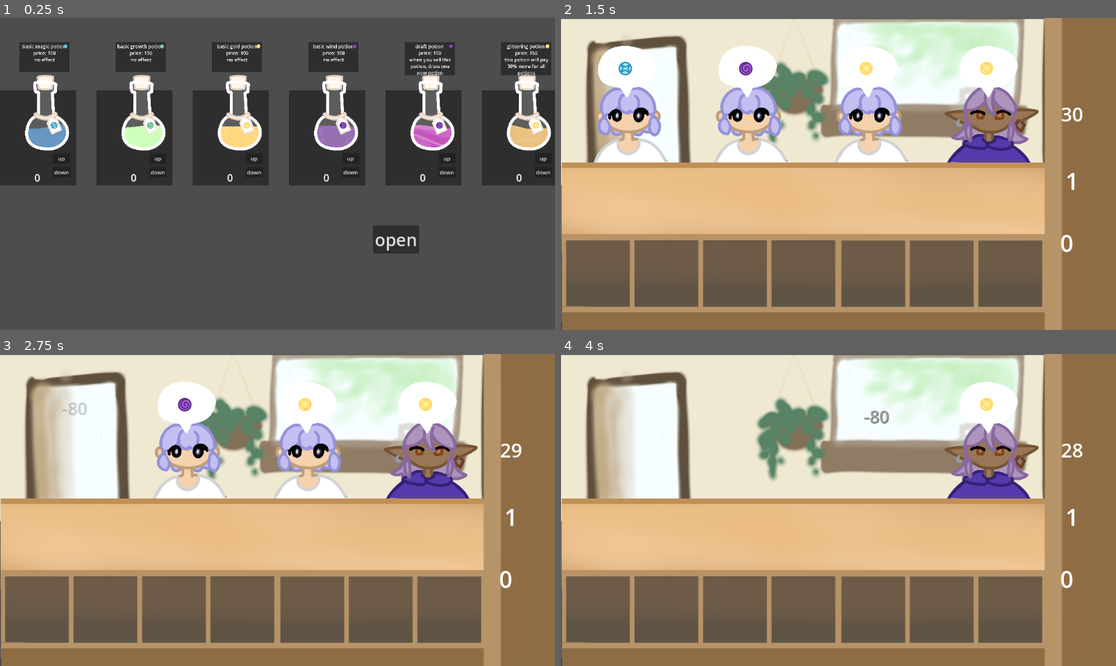
Above: before the commit, frames 1-4 (two rows, left to right).
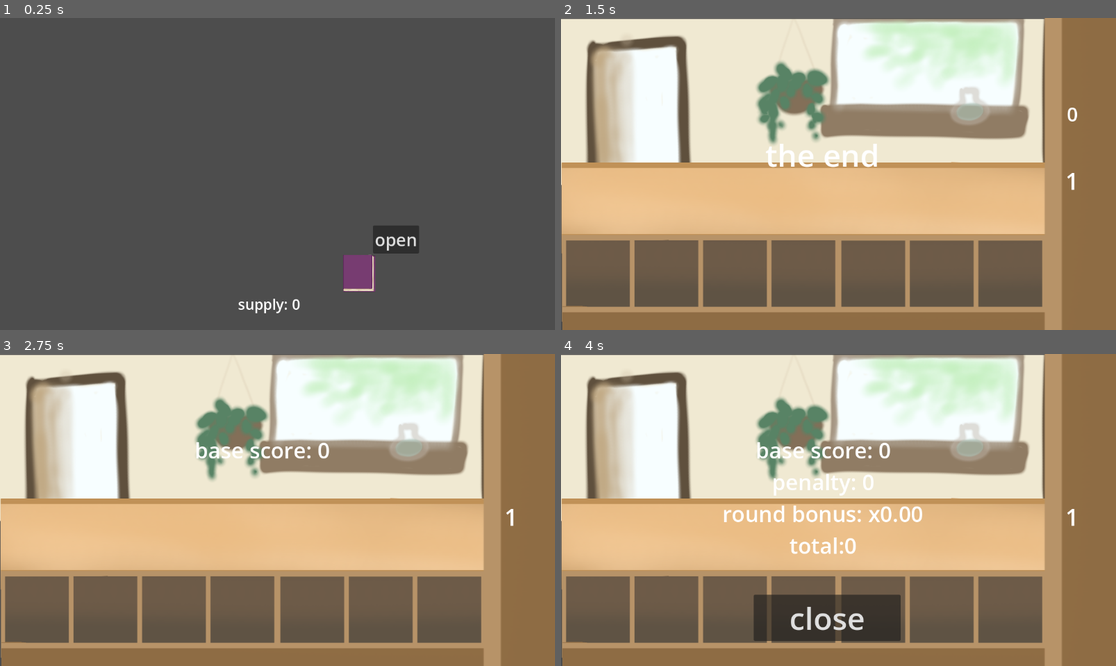
Above: after the commit, the same moments.

Repository: clairewsu/game
Game: Godot game, scene res://scripts/bigmain.tscn
Same seed, same stepped clock (60 frames per second), same inputs: the game is played once before the commit and once after it.
Inputs (mouse positions are in pixels of both pictures, inside the frame that each line leads up to):
- Up to frame 1 (0.25 s): no input
- Up to frame 2 (1.5 s): click "open" at 0.5 s; click "start" at 1.25 s
- Up to frame 3 (2.75 s): tap Enter (enter) at 2 s; drag from (66, 413) to (310, 413) at 2.02 s
- Up to frame 4 (4 s): drag from (749, 413) to (988, 413) at 2.77 s; move the mouse to (871, 413) at 3.52 s; hold Right (r) from 3.53 s (still down); click (871, 413) at 3.67 s; tap Left (l) at 3.8 s

The runs differ from the first frame. In frame 1, 30% of the frame differs, in the area x 0-100%, y 7-95%; in frame 2, 12%; in frame 3, 9.6%; in frame 4, 9.1%.

Commit message:
who knew making the edit menu actually look good would be so painful

Diff:
--- a/scenes/mainui.tscn
+++ b/scenes/mainui.tscn
@@ -1,6 +1,7 @@
 [gd_scene format=3 uid="uid://btiubotorunc6"]
 
 [ext_resource type="Script" uid="uid://c320fbsytd8dg" path="res://scripts/mainui.gd" id="1_hdcb6"]
+[ext_resource type="Texture2D" uid="uid://dcstsr0glp3nq" path="res://art/recipebook_closed.PNG" id="2_payeh"]
 
 [node name="mainui" type="CanvasLayer" unique_id=2083767084]
 script = ExtResource("1_hdcb6")
@@ -12,3 +13,30 @@
 offset_bottom = 489.0
 theme_override_font_sizes/font_size = 36
 text = "open"
+
+[node name="supplycount" type="Label" parent="." unique_id=677177352]
+offset_left = 494.0
+offset_top = 573.0
+offset_right = 623.0
+offset_bottom = 615.0
+theme_override_font_sizes/font_size = 30
+text = "supply: 0"
+
+[node name="recipebookbutton" type="Button" parent="." unique_id=1706220111]
+offset_left = 713.0
+offset_top = 489.0
+offset_right = 780.0
+offset_bottom = 563.0
+flat = true
+expand_icon = true
+
+[node name="TextureRect" type="TextureRect" parent="recipebookbutton" unique_id=2060994330]
+layout_mode = 0
+offset_left = -103.0
+offset_top = -6.0
+offset_right = 96.0
+offset_bottom = 100.0
+texture = ExtResource("2_payeh")
+expand_mode = 1
+
+[connection signal="pressed" from="recipebookbutton" to="." method="_on_recipebook_pressed"]
--- a/scenes/make_menu.tscn
+++ b/scenes/make_menu.tscn
@@ -3,7 +3,7 @@
 [ext_resource type="Script" uid="uid://cn1g88b0pwrd8" path="res://scripts/make_menu.gd" id="1_1xrvg"]
 
 [node name="Panel" type="Panel" unique_id=1847262564]
-z_index = -10
+z_index = 3
 offset_right = 226.0
 offset_bottom = 283.0
 script = ExtResource("1_1xrvg")
@@ -16,10 +16,10 @@
 
 [node name="upbutton" type="Button" parent="." unique_id=1726639578]
 layout_mode = 0
-offset_left = 158.0
-offset_top = 187.0
-offset_right = 208.0
-offset_bottom = 218.0
+offset_left = 160.0
+offset_top = 149.0
+offset_right = 210.0
+offset_bottom = 180.0
 focus_mode = 0
 text = "up"
 
@@ -34,12 +34,21 @@
 
 [node name="Label" type="Label" parent="." unique_id=1835045774]
 layout_mode = 0
-offset_left = 102.0
-offset_top = 238.0
-offset_right = 158.0
-offset_bottom = 292.0
+offset_left = 173.0
+offset_top = 181.0
+offset_right = 229.0
+offset_bottom = 235.0
 theme_override_font_sizes/font_size = 30
 text = "0"
 
+[node name="makebutton" type="Button" parent="." unique_id=1052892698]
+layout_mode = 0
+offset_left = 83.0
+offset_top = 242.0
+offset_right = 134.0
+offset_bottom = 273.0
+text = "make"
+
 [connection signal="pressed" from="upbutton" to="." method="_on_upbutton_pressed"]
 [connection signal="pressed" from="downbutton" to="." method="_on_downbutton_pressed"]
+[connection signal="pressed" from="makebutton" to="." method="_on_makebutton_pressed"]
--- a/scripts/bigmain.gd
+++ b/scripts/bigmain.gd
@@ -2,13 +2,16 @@
 var open_scene = preload("res://scenes/main.tscn")
 @export var object_scene:PackedScene
 @export var menu_scene:PackedScene
+var recipeslots=[Vector2(300,170),Vector2(450,170),Vector2(300,370),Vector2(450,370),Vector2(650,170),Vector2(800,170),Vector2(650,370),Vector2(800,370)]
+var slot_occupied=[false,false,false,false,false,false,false,false]
 var cards={}
+signal hiderecipes
 
 # Called when the node enters the scene tree for the first time.
 func _ready() -> void:
 	$ui/open.pressed.connect(_on_open)
+	$recipebook.hide()
 	cards=DeckManager.cards
-	show_menu()
 
 
 # Called every frame. 'delta' is the elapsed time since the previous frame.
@@ -18,30 +21,51 @@
 func _on_open():
 	var open=open_scene.instantiate()
 	add_child(open)
-	$ui/open.hide()
+	$ui.hide()
 
 func show_menu():
 	var x=1
+	$recipebook.show()
+	$ui/open.hide()
 	for name in cards.keys():
 		var object=object_scene.instantiate()
 		var menu=menu_scene.instantiate()
+		var slot=get_free_slot()
+		if slot == -1:
+			return
 		object.data=cards[name]
 		add_child(object)
 		add_child(menu)
+		object.position=recipeslots[slot]
 		object.scale*=.5
 		menu.scale*=.7
+		object.z_index=100
 		object.sold=true
 		object.menu_ver=true
-		object.position=Vector2(-100,200)+Vector2(200*x,0)
 		object._show_desc(name,object.data.color,object.data.basevalue,object.data.desc,object.position)
-		menu.position=object.position+Vector2(-100,-50)
+		menu.position=object.position+Vector2(-50,-100)
 		menu.objname=name
 		menu.add.connect(addtodeck)
 		x+=1
-		$ui/open.pressed.connect(object.queue_free)
-		$ui/open.pressed.connect(menu.queue_free)
+		hiderecipes.connect(object.queue_free)
+		hiderecipes.connect(menu.queue_free)
 	x=1
 
 func addtodeck(name,amount):
 	for i in range(amount):
 		DeckManager.addtodeck(name)
+
+func get_free_slot():
+	for i in range(slot_occupied.size()):
+		if not slot_occupied[i]:
+			slot_occupied[i] = true
+			return i
+	return -1
+
+func _input(event):
+	if event.is_action("move") and not $recipebook.get_global_rect().has_point(event.position):
+		$recipebook.hide()
+		hiderecipes.emit()
+		$ui/recipebookbutton.show()
+		$ui/open.show()
+		slot_occupied=[false,false,false,false,false,false,false,false]
--- a/scripts/bigmain.tscn
+++ b/scripts/bigmain.tscn
@@ -4,6 +4,7 @@
 [ext_resource type="PackedScene" uid="uid://btiubotorunc6" path="res://scenes/mainui.tscn" id="2_5605s"]
 [ext_resource type="PackedScene" uid="uid://b76apnyc2rpv6" path="res://scenes/object.tscn" id="2_ddrcu"]
 [ext_resource type="PackedScene" uid="uid://c2c57qbq2djeu" path="res://scenes/make_menu.tscn" id="3_ooc2v"]
+[ext_resource type="Texture2D" uid="uid://dmm3mad5lfdla" path="res://art/recipebook.PNG" id="5_ooc2v"]
 
 [node name="main" type="Node" unique_id=1121462328]
 script = ExtResource("1_odprv")
@@ -11,3 +12,18 @@
 menu_scene = ExtResource("3_ooc2v")
 
 [node name="ui" parent="." unique_id=2083767084 instance=ExtResource("2_5605s")]
+
+[node name="recipebook" type="Button" parent="." unique_id=199179795]
+offset_left = 180.0
+offset_top = 113.0
+offset_right = 975.0
+offset_bottom = 535.0
+
+[node name="TextureRect" type="TextureRect" parent="recipebook" unique_id=1893000195]
+layout_mode = 0
+offset_left = -179.0
+offset_top = -100.0
+offset_right = 971.0
+offset_bottom = 551.0
+texture = ExtResource("5_ooc2v")
+expand_mode = 1
--- a/scripts/main.gd
+++ b/scripts/main.gd
@@ -31,6 +31,9 @@
 	round=0
 	score=0
 	penalty=0
+	if DeckManager.deck.size()==0:
+		end.emit()
+		return
 	spawn_guy()
 	for i in range(4):
 		spawn_object()
--- a/scripts/mainui.gd
+++ b/scripts/mainui.gd
@@ -3,9 +3,13 @@
 
 # Called when the node enters the scene tree for the first time.
 func _ready() -> void:
-	pass # Replace with function body.
+	pass
 
 
 # Called every frame. 'delta' is the elapsed time since the previous frame.
 func _process(delta: float) -> void:
-	pass
+	$supplycount.text="supply: "+str(DeckManager.deck.size())
+
+func _on_recipebook_pressed() -> void:
+	$recipebookbutton.hide()
+	get_parent().show_menu()
--- a/scripts/make_menu.gd
+++ b/scripts/make_menu.gd
@@ -24,3 +24,8 @@
 	if event.is_action_pressed("enter"):
 		add.emit(objname,amount)
 		amount=0
+
+
+func _on_makebutton_pressed() -> void:
+	add.emit(objname,amount)
+	amount=0
--- a/scripts/object.gd
+++ b/scripts/object.gd
@@ -188,6 +188,10 @@
 			$objdesc/TextureRect.texture=swirl
 		$objdesc/desctext.text="%s \nprice: %d\n%s"% [name,cost,desc]
 		$objdesc.custom_minimum_size = $objdesc/desctext.get_minimum_size()
+		if menu_ver:
+			$objdesc.position=Vector2(150,-350)
+		else:
+			$objdesc.position=Vector2(-300,-700)
 		$objdesc.show()
 
 
--- a/scripts/ui_or_smth.gd
+++ b/scripts/ui_or_smth.gd
@@ -43,6 +43,8 @@
 
 func _on_end():
 	$deckcounter.hide()
+	$timerlabel.hide()
+	countdown=0
 	total=max(0,snapped(roundmult*(base-penalty),1))
 	$theend.show()
 	await get_tree().create_timer(1).timeout
@@ -53,9 +55,7 @@
 	$scorecounter.text += "\npenalty: "+str(penalty)
 	await get_tree().create_timer(.8).timeout
 	await countmult(roundmult)
-	await get_tree().create_timer(.8).timeout
-	counttotal(total)
-	await get_tree().create_timer(2.5).timeout
+	await counttotal(total)
 	$endbutton.show()
 
 # Called every frame. 'delta' is the elapsed time since the previous frame.
@@ -75,11 +75,17 @@
 			time*=.8
 	if start<tovalue:
 		var time1=max(start/tovalue,2)
-		create_tween().tween_method(updatemult,start,tovalue,time1)
-
+		var tween=create_tween()
+		tween.tween_method(updatemult,start,tovalue,time1)
+		await tween.finished
 
 func counttotal(tovalue):
-	create_tween().tween_method(updatetotal,0,tovalue,2.5)
+	var tween=create_tween()
+	if tovalue>0:
+		tween.tween_method(updatetotal,0,tovalue,2.5)
+		await tween.finished
+	else:
+		updatetotal(0)
 
 func updatetotal(totalvalue:float):
 	$scorecounter.text="base score: %d\npenalty: %d\nround bonus: x%.2f\ntotal:%d"% [base,penalty,roundmult,int(round(totalvalue))]
Binary file added: art/recipebook.PNG
Not shown, added: art/recipebook.PNG.import
Binary file added: art/recipebook_closed.PNG
Not shown, added: art/recipebook_closed.PNG.import
